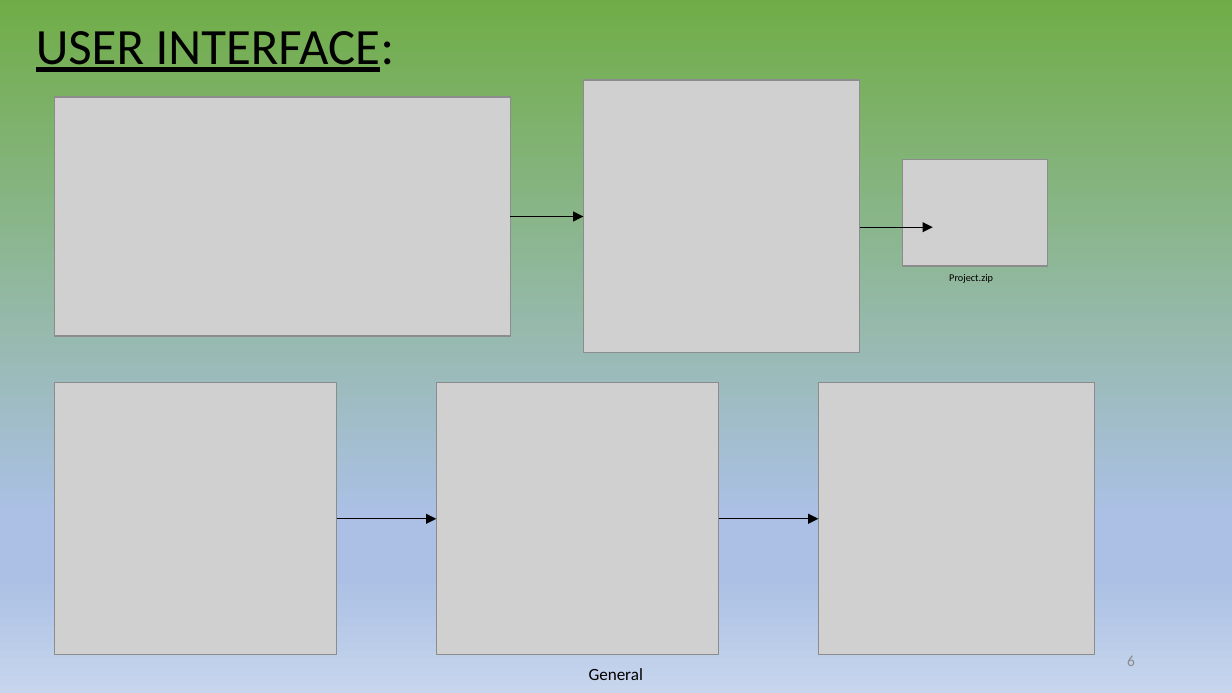
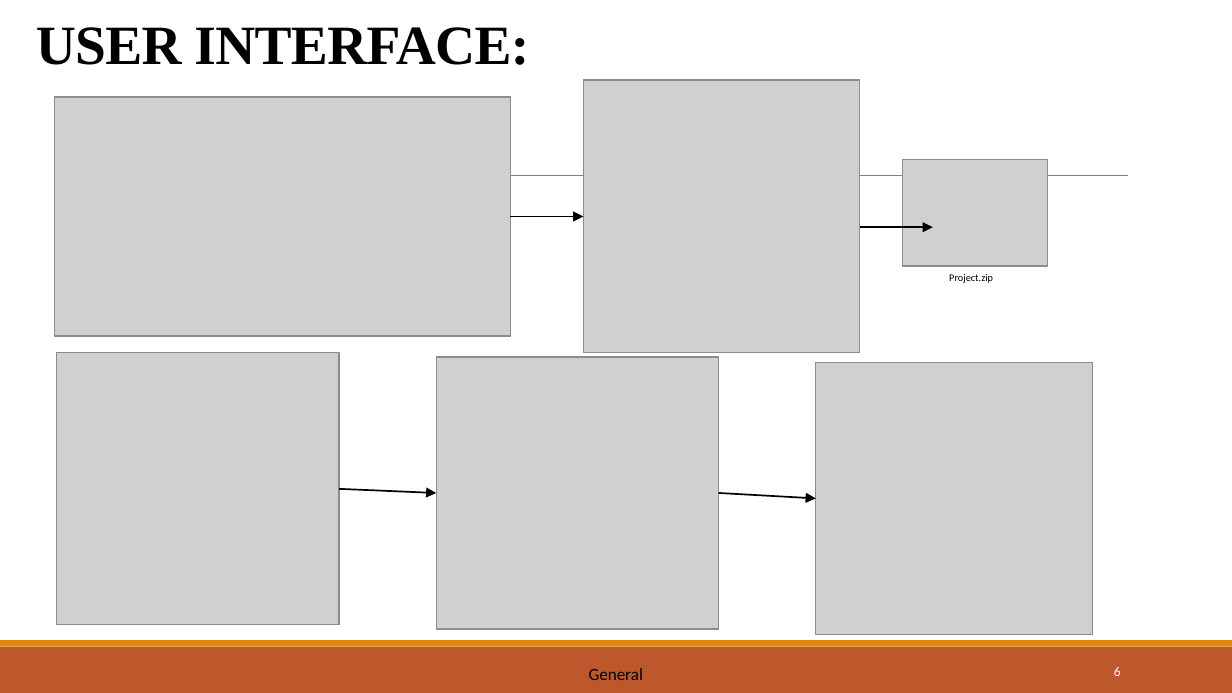
Before and after one commit to Tunir10Chaudhuri/Case_Study_Group_4, a slide deck: slide 6 of CaseStudy-04.pptx. Drawn at 1232x693 pixels with LibreOffice and Linux fonts; fonts in the diff are those of the drawing; grey boxes stand for pictures. Boxes give left, top, right and bottom in pixels: in the first picture for what was removed or moved away, otherwise in the second. Text is boxed around its words. In the diff, an @@ line names an element or a change of style, - is before the commit and + after.

```diff
--- a/CaseStudy-04.pptx
+++ b/CaseStudy-04.pptx
@@ background gradient #70AD47 to #ABC0E4 to #C7D5ED to #FFFFFF @@
@@ title "USER INTERFACE:" at box(36, 27, 529, 65): size 29.7 to 32.4 pt, font Calibri to Times New Roman, letter spacing 0 to -0.4 pt, bold on, underline off; line spacing 0.9 to 0.85; vertical alignment middle to bottom @@
@@ line added from (121, 176) to (1127, 176), #808080 0.5 pt @@
@@ arrow (510, 217) - (584, 217): stroke #000000 0.5 pt to #000000 1 pt @@
@@ arrow (860, 227) - (933, 227): stroke #000000 0.5 pt to #000000 1 pt @@
@@ picture: place and size @@
-picture at box(54, 383, 336, 655)
+picture at box(57, 352, 339, 625)
@@ picture: place and size @@
-picture at box(436, 383, 718, 655)
+picture at box(436, 357, 718, 630)
@@ picture: place and size @@
-picture at box(818, 383, 1094, 655)
+picture at box(816, 362, 1092, 634)
@@ arrow moved from (336, 519) - (436, 519) to (339, 489) - (436, 493) @@
@@ arrow (339, 489) - (436, 493): stroke #000000 0.5 pt to #000000 1 pt @@
@@ arrow moved from (718, 519) - (818, 519) to (718, 493) - (816, 499) @@
@@ arrow (718, 493) - (816, 499): stroke #000000 0.5 pt to #000000 1 pt @@
@@ rectangle added at box(0, 647, 1232, 693), fill #BD582C @@
@@ rectangle added at box(0, 641, 1232, 647), fill #E48312 @@
@@ page number: place and size @@
-page number at box(1127, 656, 1135, 666)
+page number at box(1114, 667, 1121, 676)
@@ page number at box(1114, 667, 1121, 676): size 9 to 7.9 pt, text colour #8C8C8C to #FFFFFF @@
```
Also in this commit, not shown: 9 other slides changed, 1 slide added, 1 slide removed.
